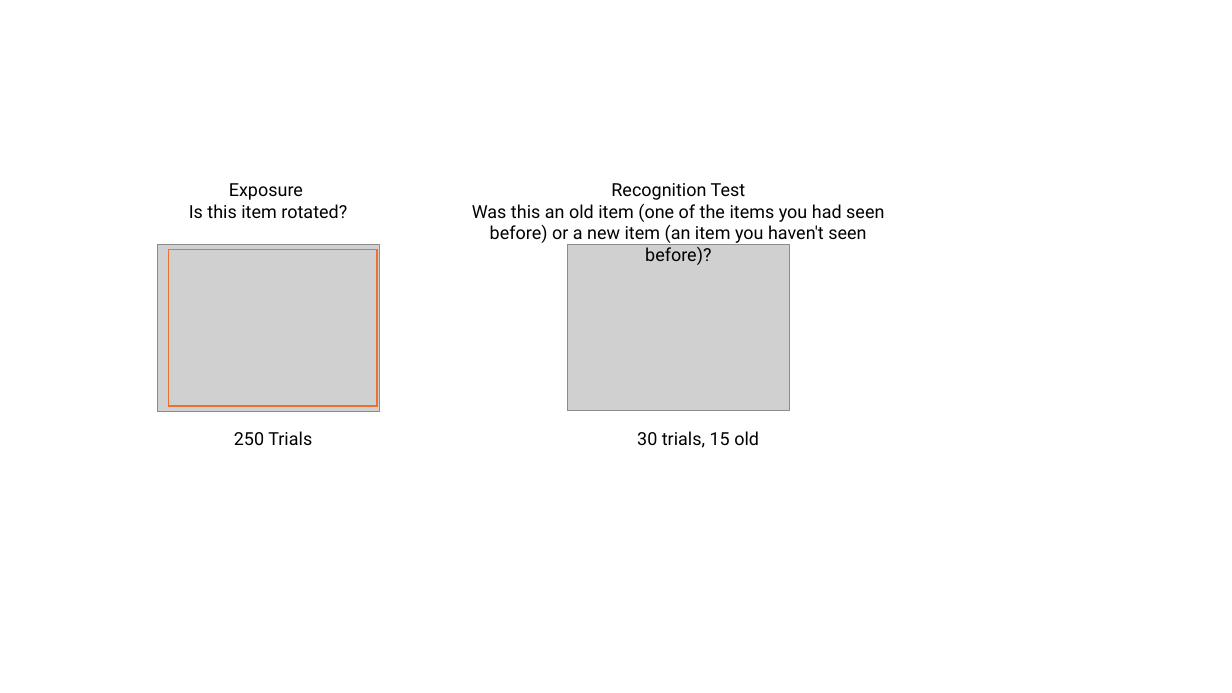
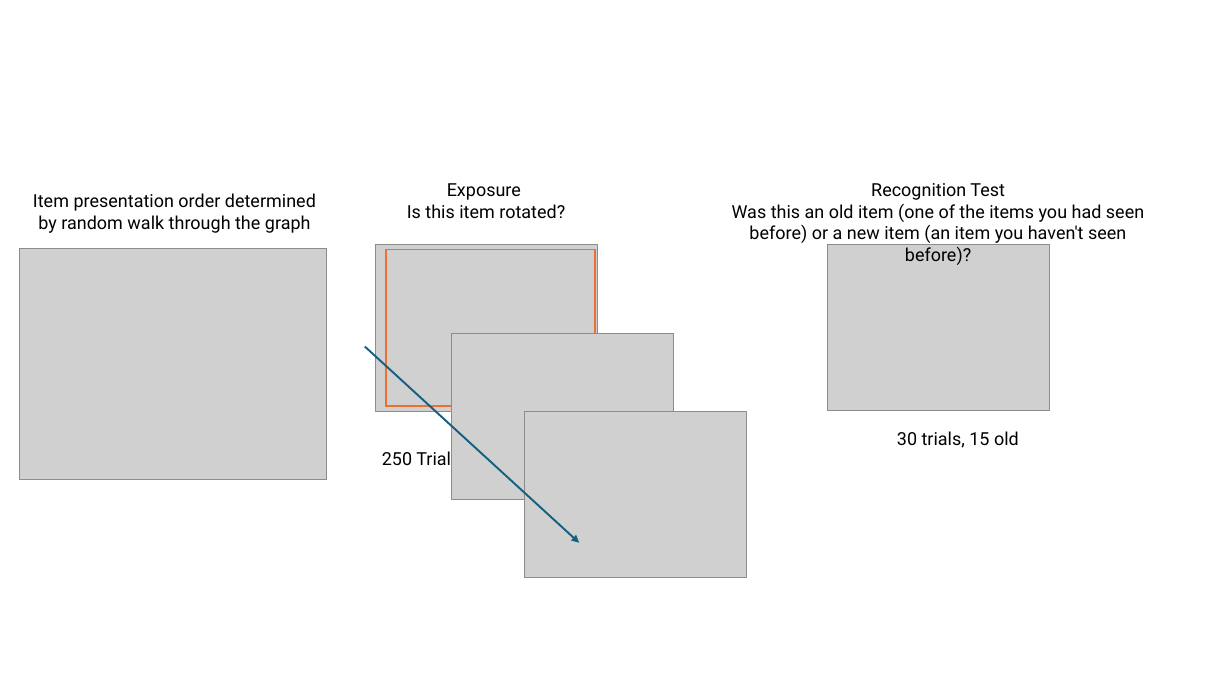
Before and after one commit to tejas-savalia/umass-dissertation, a slide deck: slide 4 of chapter_notebooks/figure_editor.pptx. Drawn at 1232x693 pixels with LibreOffice and Linux fonts; fonts in the diff are those of the drawing; grey boxes stand for pictures. Boxes give left, top, right and bottom in pixels: in the first picture for what was removed or moved away, otherwise in the second. Text is boxed around its words. In the diff, an @@ line names an element or a change of style, - is before the commit and + after.

```diff
--- a/chapter_notebooks/figure_editor.pptx
+++ b/chapter_notebooks/figure_editor.pptx
@@ text added at <box>33,193,316,233</box>, 14 pt, text #000000 @@
+Item presentation order determined by random walk through the graph
@@ picture added at <box>19,249,326,479</box> @@
@@ 1 picture, 1 text, 1 rectangle: place and size @@
-1 picture, 1 text, 1 rectangle at <box>157,183,379,411</box>
+1 picture, 1 text, 1 rectangle at <box>375,183,597,411</box>
@@ arrow added from (365, 347) to (579, 543), #156082 1.5 pt @@
@@ picture added at <box>452,334,674,500</box> @@
@@ picture added at <box>525,411,747,578</box> @@
@@ text "250 Trials" rewrapped from <box>234,431,312,445</box> to <box>382,449,460,471</box> @@
@@ 2 texts, 1 picture: place and size @@
-2 texts, 1 picture at <box>472,183,884,448</box>
+2 texts, 1 picture at <box>732,183,1144,448</box>
```
Also in this commit, not shown: 2 slides added, 32 other files.
